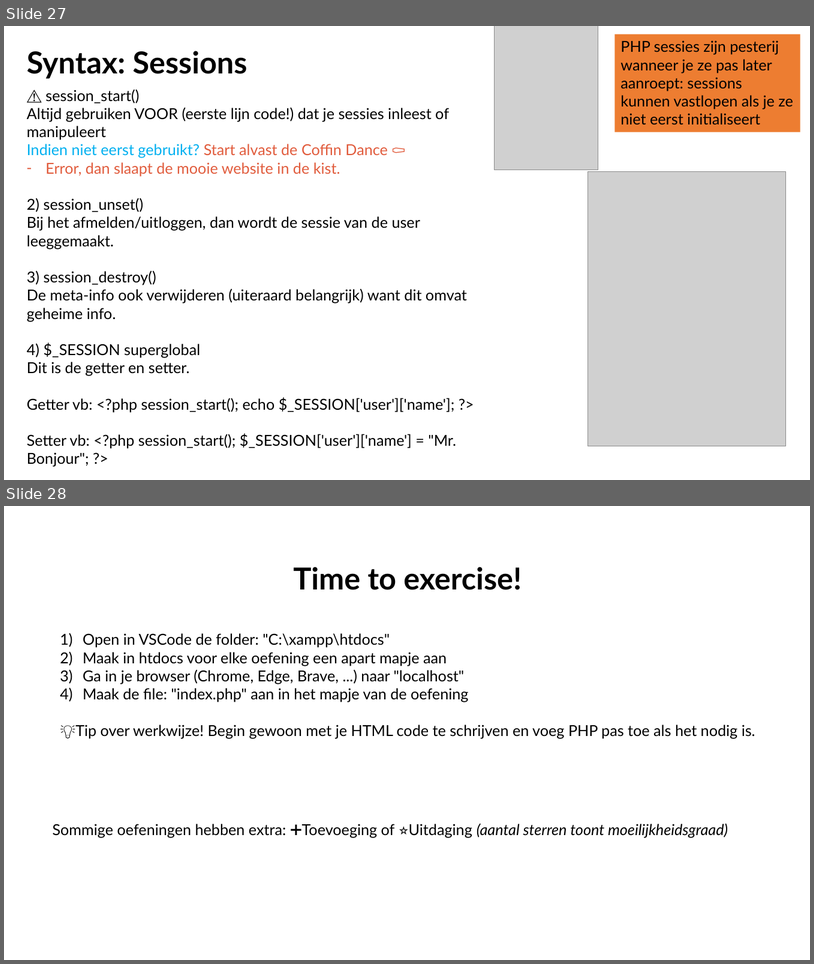
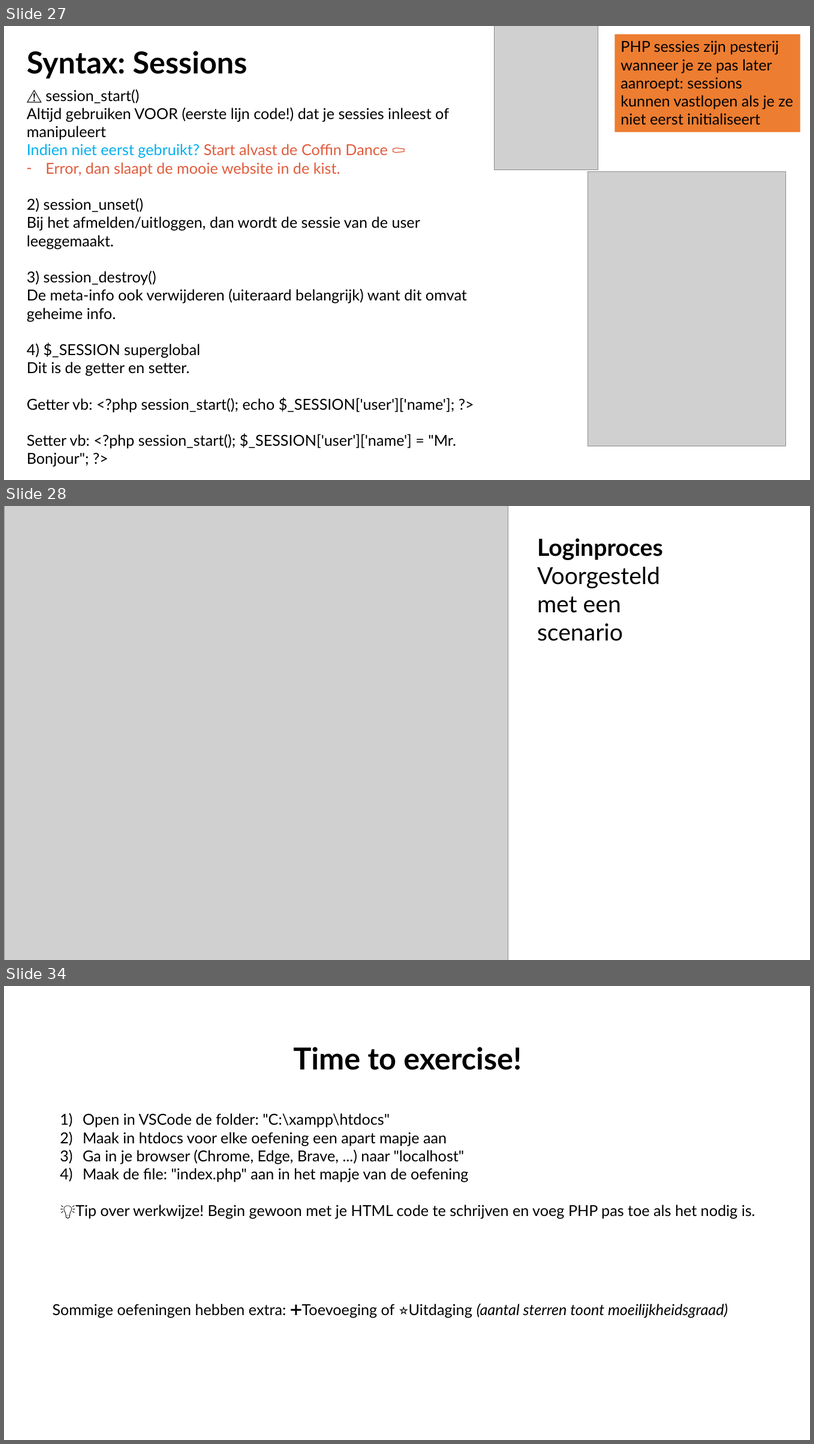
Before and after one commit to Jarnster/ICW-Webdesign-PHP, a slide deck: H3 - Databases en Beveiliging/Presentatie/H3 Databases en Beveiliging - Dynamische Websites.pptx. Shown one above the other, each under a label of ours: slides 27 and 28 before the commit, slides 27, 28 and 34 after it; the slides between them are not shown. The pictures are 814x964 and 814x1444 pixels, drawn with LibreOffice and Linux fonts; fonts in the diff are those of the drawing; grey boxes stand for pictures. Boxes give left, top, right and bottom in pixels: in the first picture for what was removed or moved away, otherwise in the second. Text is boxed around its words. In the diff, an @@ line names an element or a change of style, - is before the commit and + after.

```diff
--- a/H3 - Databases en Beveiliging/Presentatie/H3 Databases en Beveiliging - Dynamische Websites.pptx
+++ b/H3 - Databases en Beveiliging/Presentatie/H3 Databases en Beveiliging - Dynamische Websites.pptx
@@ slide 28 added at box(4, 506, 810, 960), background #FFFFFF @@
@@ picture added at box(5, 506, 509, 960) @@
@@ text added at box(537, 538, 663, 641), 28 pt, text #000000 @@
+Loginproces
+Voorgesteld met een scenario
@@ what was slide 28 is now slide 34 @@
```
Also in this commit, not shown: 1 slide changed, 5 other slides added.
